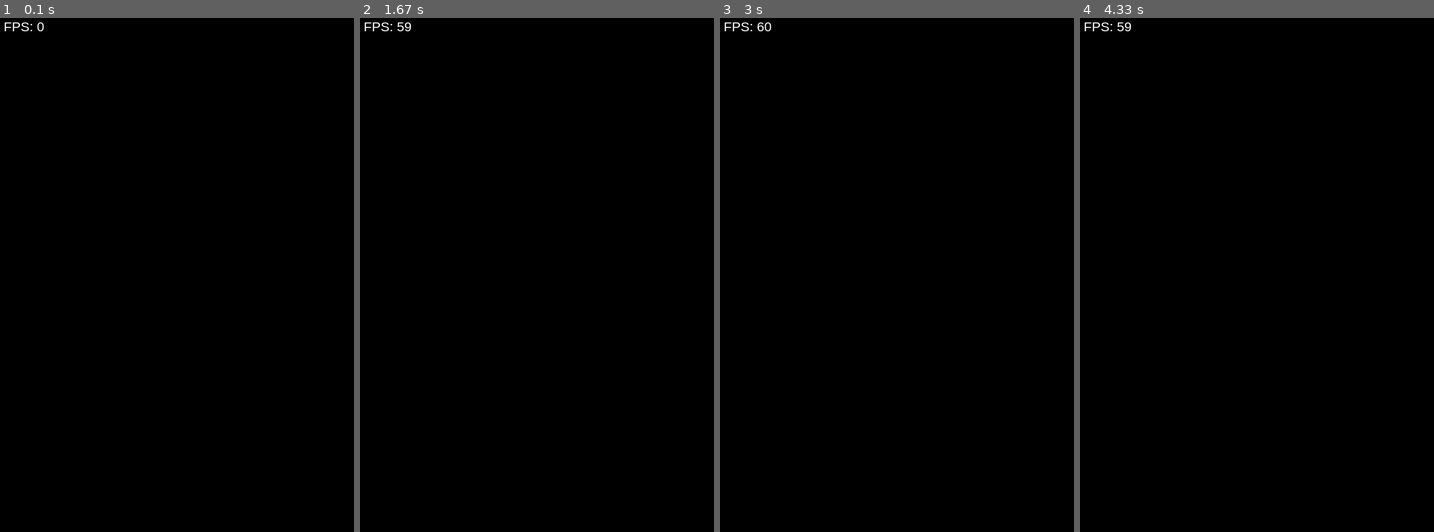
Above: before the commit, frames 1-4 (left to right).
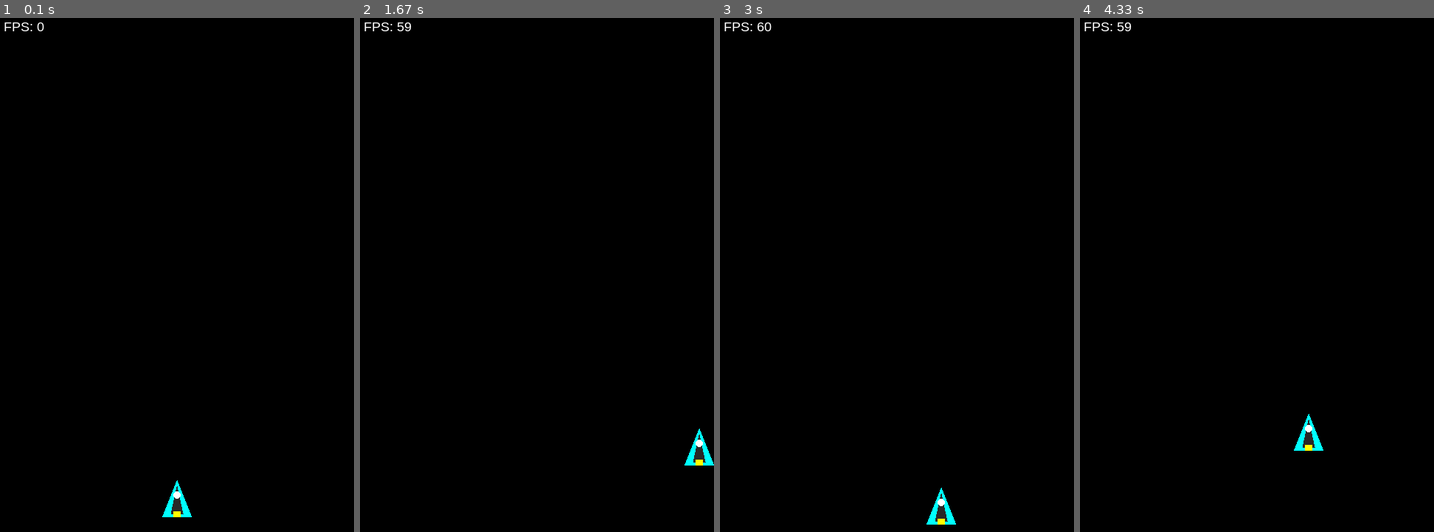
Above: after the commit, the same moments.

Repository: victorbouissoumota/PyGame-Mota-Sheik
Game: pygame game, started from Código PyGaMe Projeto final Dessoft.py
Same seed, same stepped clock (60 frames per second), same inputs: the game is played once before the commit and once after it.
Inputs:
- Up to frame 1 (0.1 s): no input
- Up to frame 2 (1.67 s): hold S 0.33-0.8 s; hold Right 0.33-0.8 s; hold Right 0.83-1.3 s; hold W 1.33-1.63 s
- Up to frame 3 (3 s): hold A 2.17-2.7 s; hold Down from 2.73 s (still down)
- Up to frame 4 (4.33 s): release Down at 3.03 s; hold A 3.07-3.47 s; hold Up 3.5-3.87 s; hold D from 3.9 s (still down)

The runs differ from the first frame. In frame 1, 0.3% of the frame differs, in the area x 45-55%, y 89-98%; in frame 2, 0.3%; in frame 3, 0.3%; in frame 4, 0.3%.

Commit message:
nave do jogador com movimentação

Diff:
--- a/Código PyGaMe Projeto final Dessoft.py
+++ b/Código PyGaMe Projeto final Dessoft.py
@@ -1,3 +1,11 @@
+"""
+Space Shooter - Jogo de nave estilo Shoot 'em Up.
+
+Desenvolvido em Python com PyGame para o Projeto Final de Design de Software - Insper.
+
+Execute este arquivo para iniciar o jogo:
+    python main.py
+"""
 
 import pygame
 
@@ -19,6 +27,102 @@
 YELLOW = (255, 255, 0)
 CYAN = (0, 255, 255)
 DARK_GRAY = (40, 40, 40)
+
+# Jogador
+PLAYER_SPEED = 5
+PLAYER_WIDTH = 40
+PLAYER_HEIGHT = 50
+
+
+# =============================================================================
+# SPRITES
+# =============================================================================
+
+class Player(pygame.sprite.Sprite):
+    """Nave controlada pelo jogador.
+
+    A nave se move nas quatro direções usando as setas do teclado
+    ou WASD, e fica limitada às bordas da tela.
+
+    Attributes:
+        image: Superfície com o desenho da nave.
+        rect: Retângulo de posição e colisão.
+        speed: Velocidade de movimentação em pixels por frame.
+    """
+
+    def __init__(self):
+        """Inicializa a nave no centro inferior da tela."""
+        super().__init__()
+        self.image = self._create_ship_image()
+        self.rect = self.image.get_rect()
+        self.rect.centerx = SCREEN_WIDTH // 2
+        self.rect.bottom = SCREEN_HEIGHT - 20
+        self.speed = PLAYER_SPEED
+
+    def _create_ship_image(self):
+        """Cria o sprite da nave desenhando um formato de nave.
+
+        Returns:
+            pygame.Surface: Superfície com o desenho da nave.
+        """
+        surface = pygame.Surface((PLAYER_WIDTH, PLAYER_HEIGHT), pygame.SRCALPHA)
+
+        # Corpo principal da nave (triângulo)
+        body_points = [
+            (PLAYER_WIDTH // 2, 0),          # Ponta superior (nariz)
+            (0, PLAYER_HEIGHT),               # Base esquerda
+            (PLAYER_WIDTH, PLAYER_HEIGHT),    # Base direita
+        ]
+        pygame.draw.polygon(surface, CYAN, body_points)
+
+        # Detalhe central
+        detail_points = [
+            (PLAYER_WIDTH // 2, 8),
+            (PLAYER_WIDTH // 2 - 8, PLAYER_HEIGHT - 5),
+            (PLAYER_WIDTH // 2 + 8, PLAYER_HEIGHT - 5),
+        ]
+        pygame.draw.polygon(surface, DARK_GRAY, detail_points)
+
+        # Cabine (pequeno círculo)
+        pygame.draw.circle(surface, WHITE, (PLAYER_WIDTH // 2, 20), 5)
+
+        # Propulsor (retângulo na base)
+        pygame.draw.rect(surface, YELLOW, (PLAYER_WIDTH // 2 - 5, PLAYER_HEIGHT - 8, 10, 8))
+
+        return surface
+
+    def update(self):
+        """Atualiza a posição da nave com base nas teclas pressionadas."""
+        keys = pygame.key.get_pressed()
+
+        dx = 0
+        dy = 0
+
+        if keys[pygame.K_LEFT] or keys[pygame.K_a]:
+            dx = -self.speed
+        if keys[pygame.K_RIGHT] or keys[pygame.K_d]:
+            dx = self.speed
+        if keys[pygame.K_UP] or keys[pygame.K_w]:
+            dy = -self.speed
+        if keys[pygame.K_DOWN] or keys[pygame.K_s]:
+            dy = self.speed
+
+        self.rect.x += dx
+        self.rect.y += dy
+
+        # Limita a nave às bordas da tela
+        self._clamp_to_screen()
+
+    def _clamp_to_screen(self):
+        """Impede que a nave saia dos limites da tela."""
+        if self.rect.left < 0:
+            self.rect.left = 0
+        if self.rect.right > SCREEN_WIDTH:
+            self.rect.right = SCREEN_WIDTH
+        if self.rect.top < 0:
+            self.rect.top = 0
+        if self.rect.bottom > SCREEN_HEIGHT:
+            self.rect.bottom = SCREEN_HEIGHT
 
 
 # =============================================================================
@@ -48,8 +152,10 @@
         self.font = pygame.font.SysFont("arial", 18)
 
     def new_game(self):
-        """Inicia uma nova partida, criando os grupos de sprites."""
+        """Inicia uma nova partida, criando os grupos de sprites e o jogador."""
         self.all_sprites = pygame.sprite.Group()
+        self.player = Player()
+        self.all_sprites.add(self.player)
         self.playing = True
         self.run()
 
